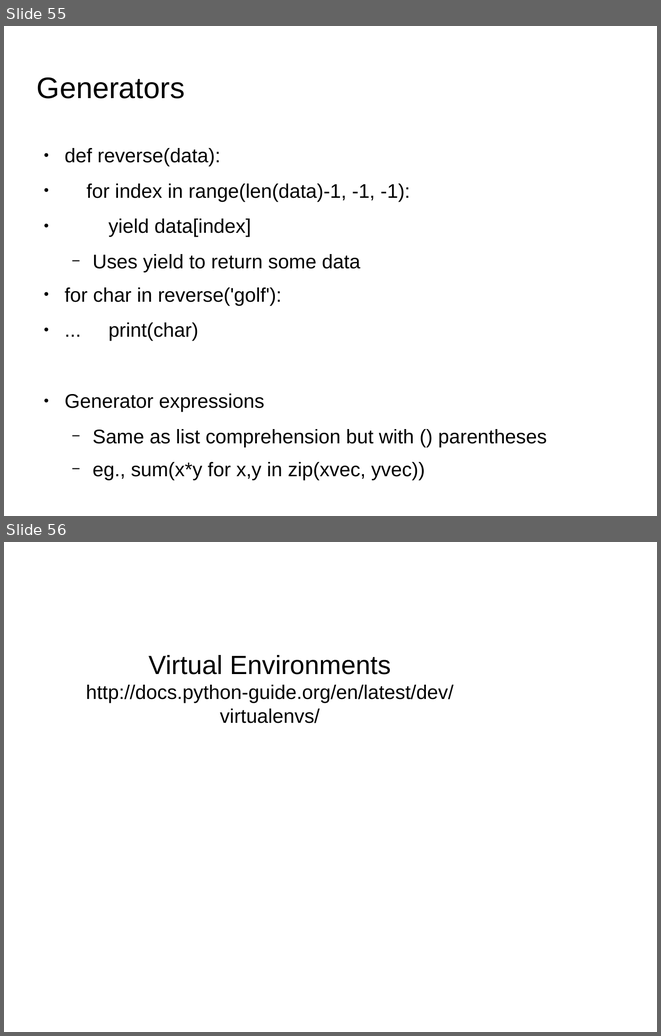
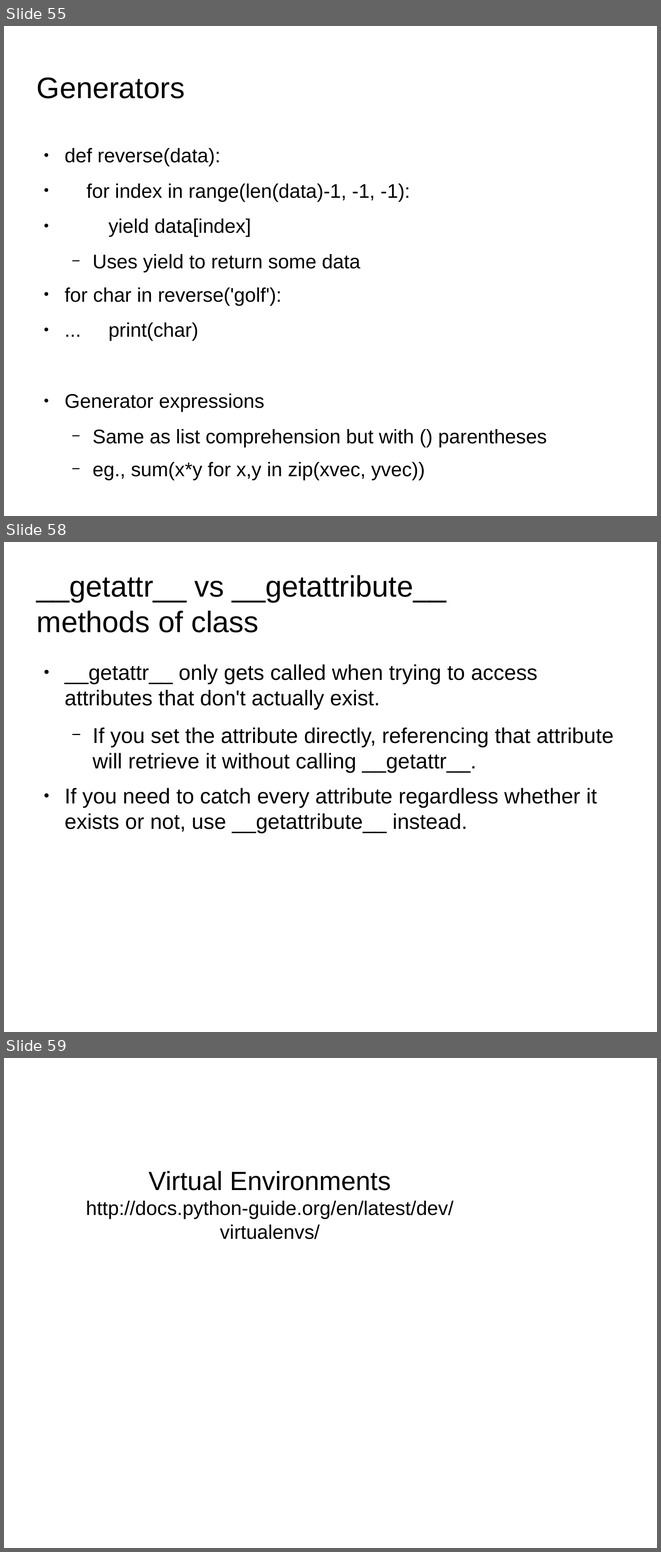
Before and after one commit to shikha-desai/Internship_PreWork, a slide deck: Python/Python_Notes.odp. Shown one above the other, each under a label of ours: slides 55 and 56 before the commit, slides 55, 58 and 59 after it; the slides between them are not shown. The pictures are 661x1036 and 661x1552 pixels, drawn with LibreOffice and Linux fonts; fonts in the diff are those of the drawing; background and template pictures are left out. Boxes give left, top, right and bottom in pixels: in the first picture for what was removed or moved away, otherwise in the second. Text is boxed around its words. In the diff, an @@ line names an element or a change of style, - is before the commit and + after.

```diff
--- a/Python/Python_Notes.odp
+++ b/Python/Python_Notes.odp
@@ slide 58 added at (4, 542, 657, 1032), background picture (left out) @@
@@ title added at (37, 575, 447, 633), 36 pt, text #000000 @@
+__getattr__ vs __getattribute__ methods of class
@@ text added at (64, 664, 614, 833), 26 pt, text #000000 @@
+● __getattr__ only gets called when trying to access attributes that don't actually exist.
+  − If you set the attribute directly, referencing that attribute will retrieve it without calling __getattr__.
+● If you need to catch every attribute regardless whether it exists or not, use __getattribute__ instead.
@@ what was slide 56 is now slide 59 @@
```
Also in this commit, not shown: 12 other slides added.
